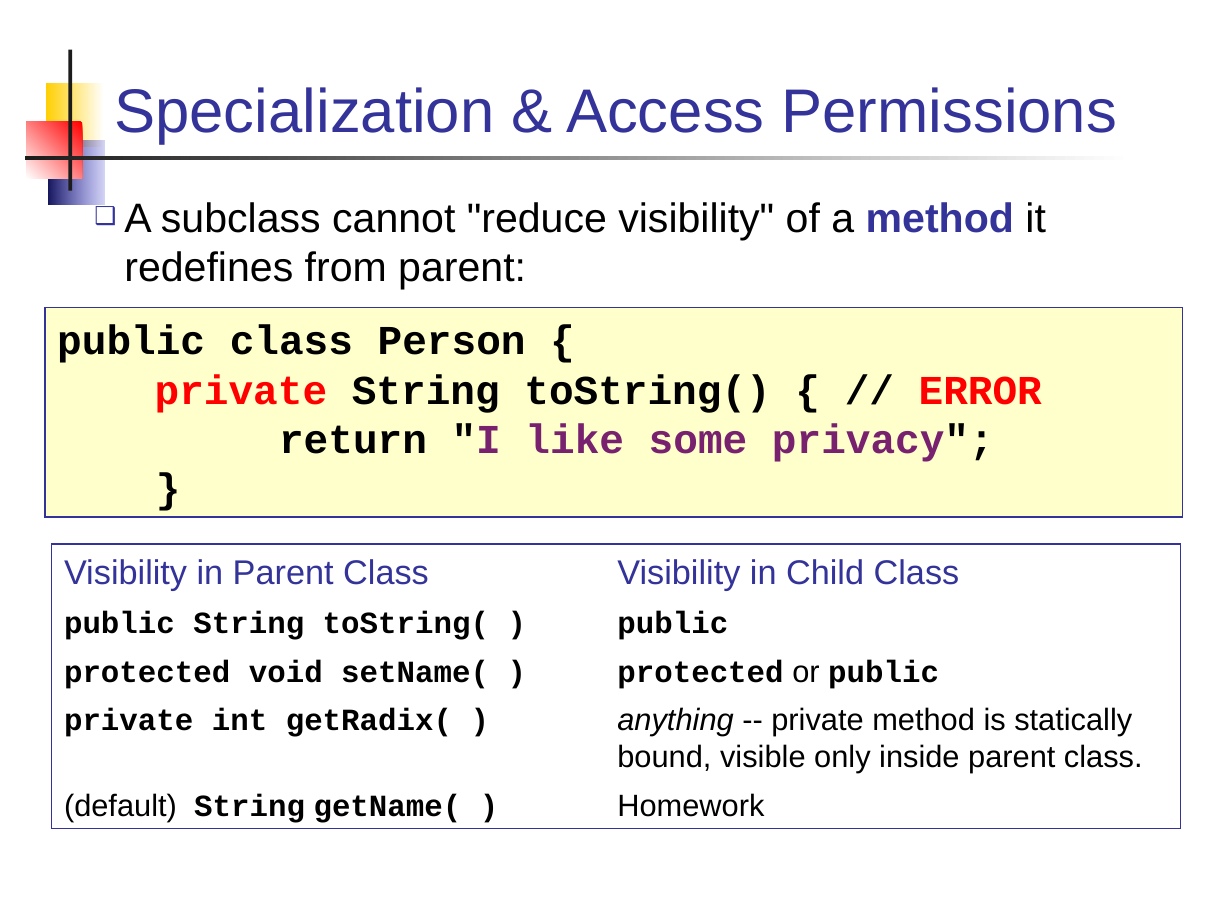
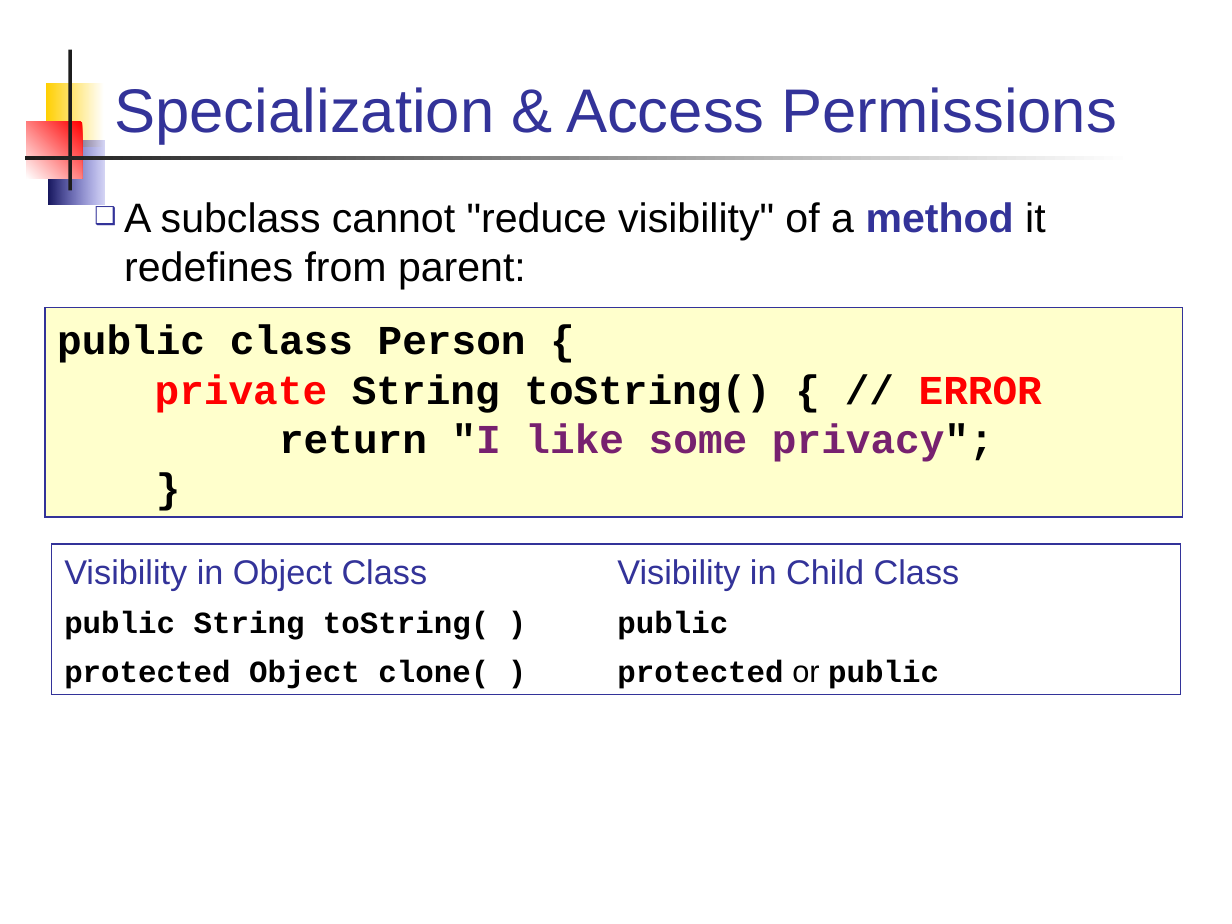
Before and after one commit to skeoop/skeoop.github.io, a slide deck: slide 10 of week4/Inheritance-2-Design.ppt. Drawn at 1232x924 pixels with LibreOffice and Linux fonts; fonts in the diff are those of the drawing. Boxes give left, top, right and bottom in pixels: in the first picture for what was removed or moved away, otherwise in the second. Text is boxed around its words. In the diff, an @@ line names an element or a change of style, - is before the commit and + after.

```diff
--- a/week4/Inheritance-2-Design.ppt
+++ b/week4/Inheritance-2-Design.ppt
@@ rectangle "Visibility in Object Class Visibility ..." resized from (x1=52, y1=545, x2=1181, y2=829) to (x1=52, y1=545, x2=1181, y2=695) @@
@@ text in rectangle at (x1=64, y1=559, x2=960, y2=591): text changed @@
-Visibility in Parent Class Visibility in Child Class
+Visibility in Object Class Visibility in Child Class
@@ text in rectangle at (x1=64, y1=660, x2=939, y2=689): text changed; font Arial to Courier New; bold on @@
-protected void setName( ) protected or public
-private int getRadix( ) anything -- private method is statically bound, visible only inside parent class.
-(default) String getName( ) Homework
+protected Object clone( ) protected or public
```
Also in this commit, not shown: 12 other slides changed, 2 slides added, 2 slides removed, 3 other files.
